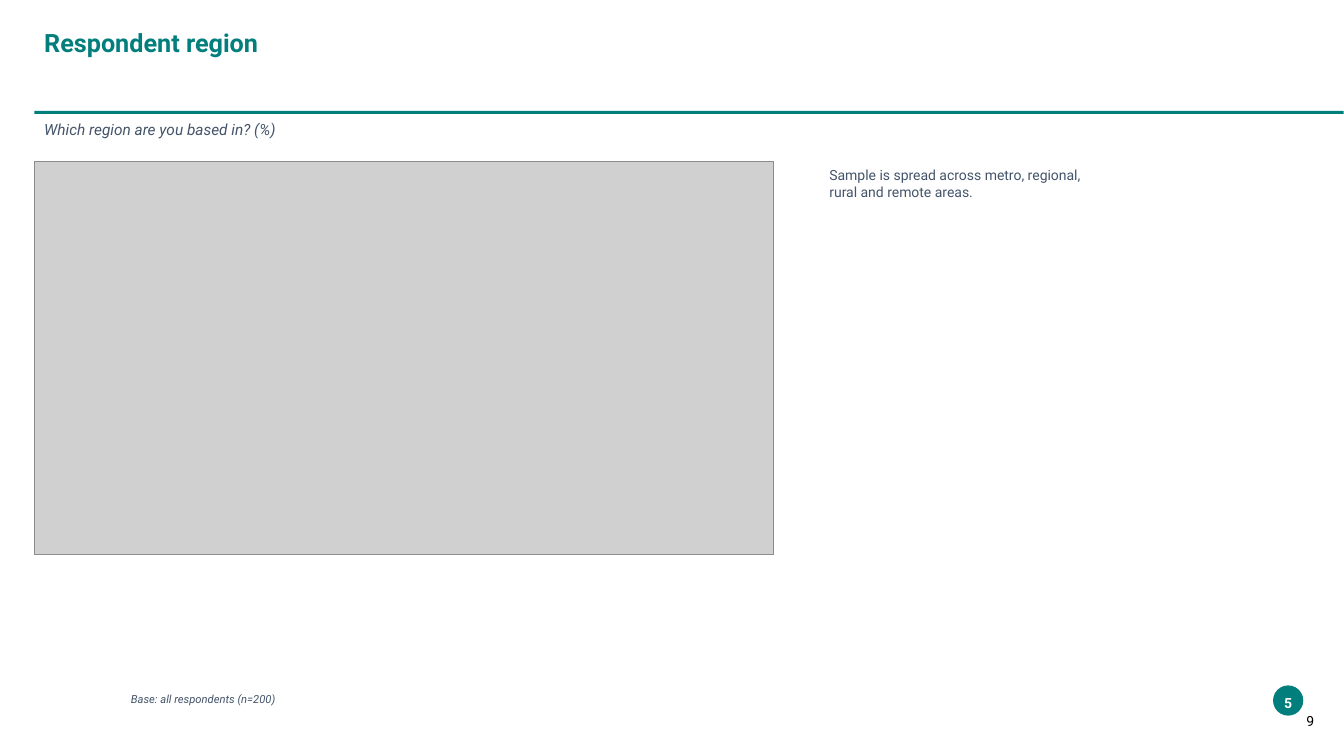
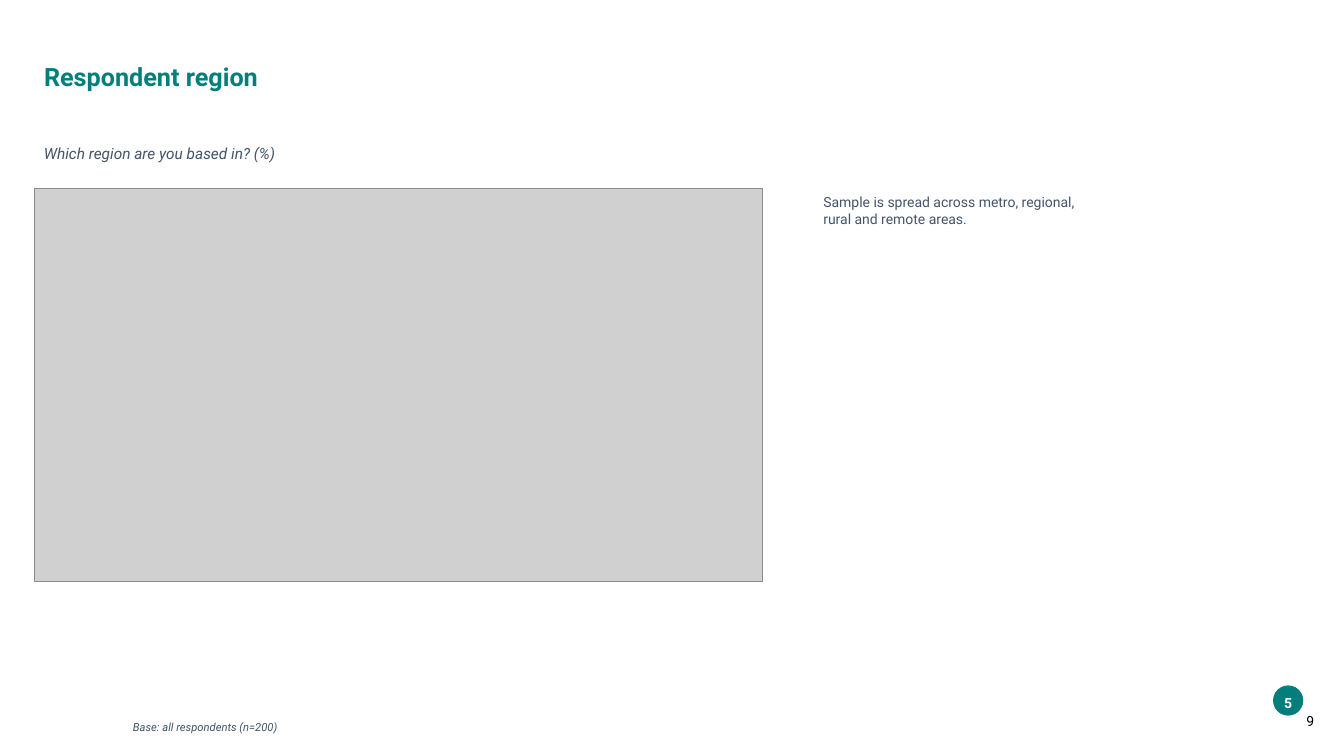
Before and after one commit to ThomasB4242/Test-1, a slide deck: slide 9 of sample_data/output_new.pptx. Drawn at 1344x756 pixels with LibreOffice and Linux fonts; fonts in the diff are those of the drawing; grey boxes stand for pictures; background and template pictures are left out. Boxes give left, top, right and bottom in pixels: in the first picture for what was removed or moved away, otherwise in the second. Text is boxed around its words. In the diff, an @@ line names an element or a change of style, - is before the commit and + after.

```diff
--- a/sample_data/output_new.pptx
+++ b/sample_data/output_new.pptx
@@ title "Respondent region": place and size @@
-title "Respondent region" at box(44, 33, 258, 58)
+title "Respondent region" at box(44, 67, 258, 92)
@@ title "Respondent region" at box(44, 67, 258, 92): line spacing 1 to 0.9; vertical alignment top to middle @@
@@ rectangle removed at box(34, 111, 1344, 114) @@
@@ text "Which region are you based ..." at box(44, 147, 250, 163): line spacing 1 to 1.1 @@
@@ text "Which region are you based ...": place and size @@
-text "Which region are you based ..." at box(44, 123, 250, 139)
+text "Which region are you based ..." at box(44, 147, 250, 163)
@@ picture: place and size @@
-picture at box(34, 161, 773, 555)
+picture at box(34, 189, 763, 582)
@@ text "Sample is spread across metro, ...": place and size @@
-text "Sample is spread across metro, ..." at box(829, 169, 1081, 197)
+text "Sample is spread across metro, ..." at box(823, 196, 1075, 224)
@@ text "Base: all respondents (n=200)": place and size @@
-text "Base: all respondents (n=200)" at box(131, 694, 276, 706)
+text "Base: all respondents (n=200)" at box(133, 722, 277, 734)
@@ text "Base: all respondents (n=200)" at box(133, 722, 277, 734): line spacing 1 to 1.1 @@
```
Also in this commit, not shown: 4 other slides changed, 2 other files.
